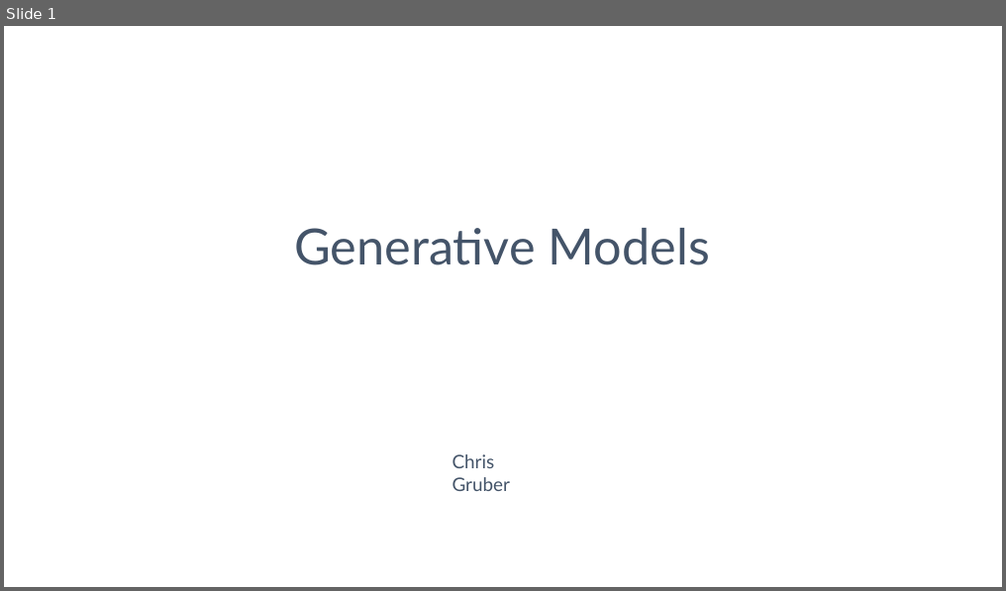
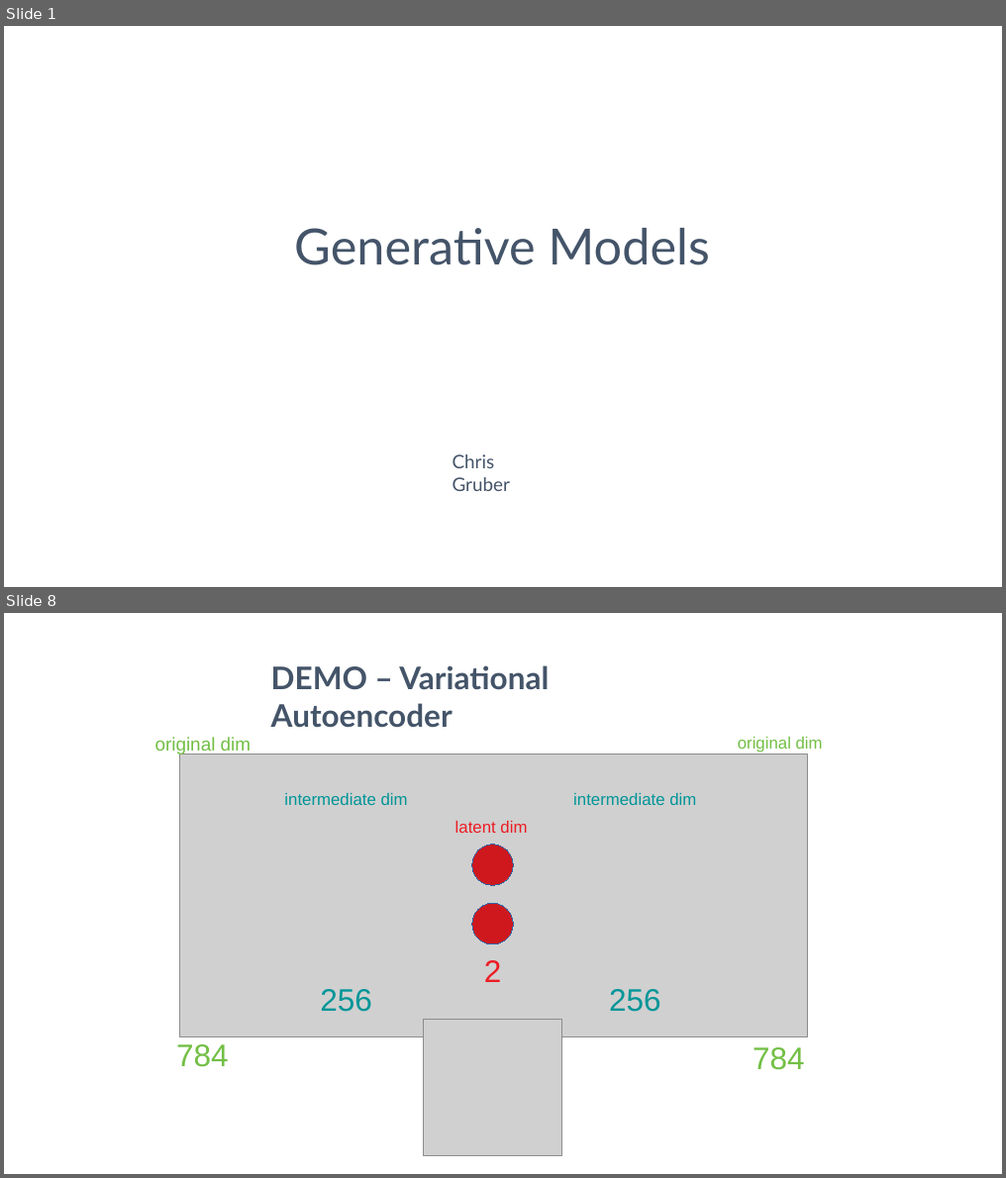
Before and after one commit to ChristopherGruber/Generative_Models, a slide deck: Generative_Models.odp. Shown one above the other, each under a label of ours: slide 1 before the commit, slides 1 and 8 after it; the slides between them are not shown. The pictures are 1006x591 and 1006x1178 pixels, drawn with LibreOffice and Linux fonts; fonts in the diff are those of the drawing; grey boxes stand for pictures. Boxes give left, top, right and bottom in pixels: in the first picture for what was removed or moved away, otherwise in the second. Text is boxed around its words. In the diff, an @@ line names an element or a change of style, - is before the commit and + after.

Commit message:
Added demo code

```diff
--- a/Generative_Models.odp
+++ b/Generative_Models.odp
@@ slide 8 added at [4,613,1002,1174], background #FFFFFF @@
@@ text added at [271,665,548,728], 60 pt, text #445469, bold @@
+DEMO – Variational Autoencoder
@@ text added at [155,737,251,755], 36 pt, text #72BF44 @@
+original dim
@@ picture added at [179,754,807,1038] @@
@@ text added at [738,737,823,753], 32 pt, text #72BF44 @@
+original dim
@@ text added at [284,793,408,805], 32 pt, text #009598 @@
+intermediate dim
@@ text added at [573,793,696,805], 32 pt, text #009598 @@
+intermediate dim
@@ text added at [455,821,527,833], 32 pt, text #ED1C24 @@
+latent dim
@@ ellipse added at [472,845,513,885], fill #CE181E, outline #3465A4 0 pt @@
@@ ellipse added at [472,903,513,945], fill #CE181E, outline #3465A4 0 pt @@
@@ text added at [484,960,502,982], 60 pt, text #ED1C24 @@
+2
@@ text added at [320,989,372,1012], 60 pt, text #009598 @@
+256
@@ text added at [609,989,661,1012], 60 pt, text #009598 @@
+256
@@ picture added at [423,1019,561,1156] @@
@@ text added at [176,1045,229,1067], 60 pt, text #72BF44 @@
+784
@@ text added at [752,1048,805,1070], 60 pt, text #72BF44 @@
+784
```
Also in this commit, not shown: 5 slides changed, 4 other slides added, 4 slides removed, 2 other files.
